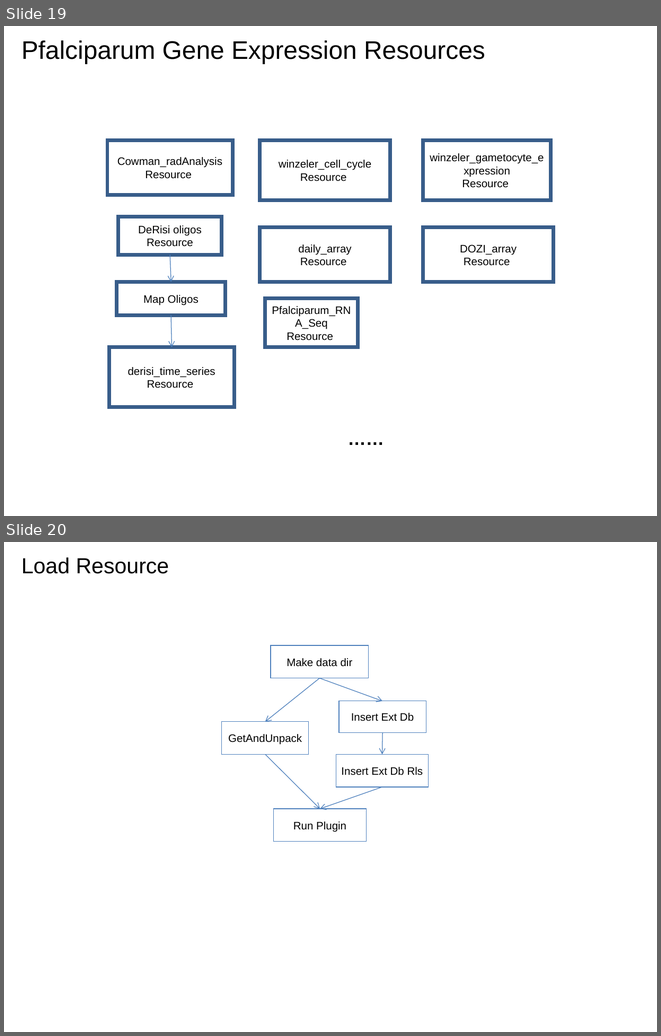
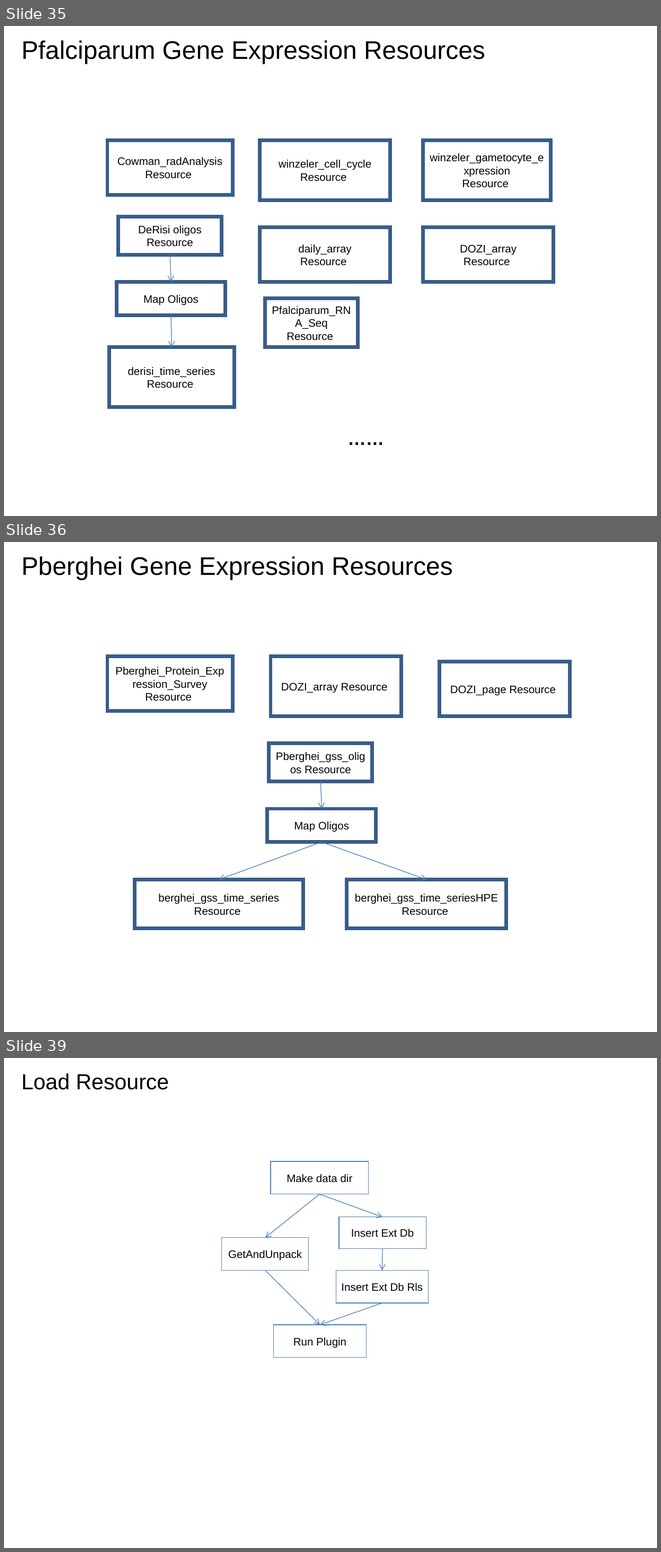
Before and after one commit to VEuPathDB/ApiCommonWorkflow, a slide deck: Main/doc/IntegratedWorkflow.ppt. Shown one above the other, each under a label of ours: slides 19 and 20 before the commit, slides 35, 36 and 39 after it; the slides between them are not shown. The pictures are 661x1036 and 661x1552 pixels, drawn with LibreOffice and Linux fonts; fonts in the diff are those of the drawing. Boxes give left, top, right and bottom in pixels: in the first picture for what was removed or moved away, otherwise in the second. Text is boxed around its words. In the diff, an @@ line names an element or a change of style, - is before the commit and + after.

```diff
--- a/Main/doc/IntegratedWorkflow.ppt
+++ b/Main/doc/IntegratedWorkflow.ppt
@@ slide 36 added at box(4, 542, 657, 1032), background #FFFFFF @@
@@ title added at box(21, 556, 453, 580), 28 pt, text #000000 @@
+Pberghei Gene Expression Resources
@@ rectangle added at box(107, 656, 232, 711), outline #385D8A 4 pt, 12 pt, text #000000 @@
+Pberghei_Protein_Expression_Survey Resource
@@ rectangle added at box(271, 656, 401, 716), outline #385D8A 4 pt, 12 pt, text #000000 @@
+DOZI_array Resource
@@ rectangle added at box(440, 661, 570, 716), outline #385D8A 4 pt, 12 pt, text #000000 @@
+DOZI_page Resource
@@ rectangle added at box(269, 743, 372, 781), outline #385D8A 4 pt, 12 pt, text #000000 @@
+Pberghei_gss_oligos Resource
@@ arrow added from (321, 782) to (322, 809), #4A7EBB 0.74 pt @@
@@ rectangle added at box(267, 809, 376, 841), outline #385D8A 4 pt, 12 pt, text #000000 @@
+Map Oligos
@@ arrow added from (321, 841) to (219, 880), #4A7EBB 0.74 pt @@
@@ arrow added from (321, 841) to (426, 880), #4A7EBB 0.74 pt @@
@@ rectangle added at box(134, 880, 303, 928), outline #385D8A 4 pt, 12 pt, text #000000 @@
+berghei_gss_time_series Resource
@@ rectangle added at box(347, 880, 506, 928), outline #385D8A 4 pt, 12 pt, text #000000 @@
+berghei_gss_time_seriesHPE Resource
@@ what was slide 19 is now slide 35 @@
@@ what was slide 20 is now slide 39 @@
```
Also in this commit, not shown: 18 other slides added.
